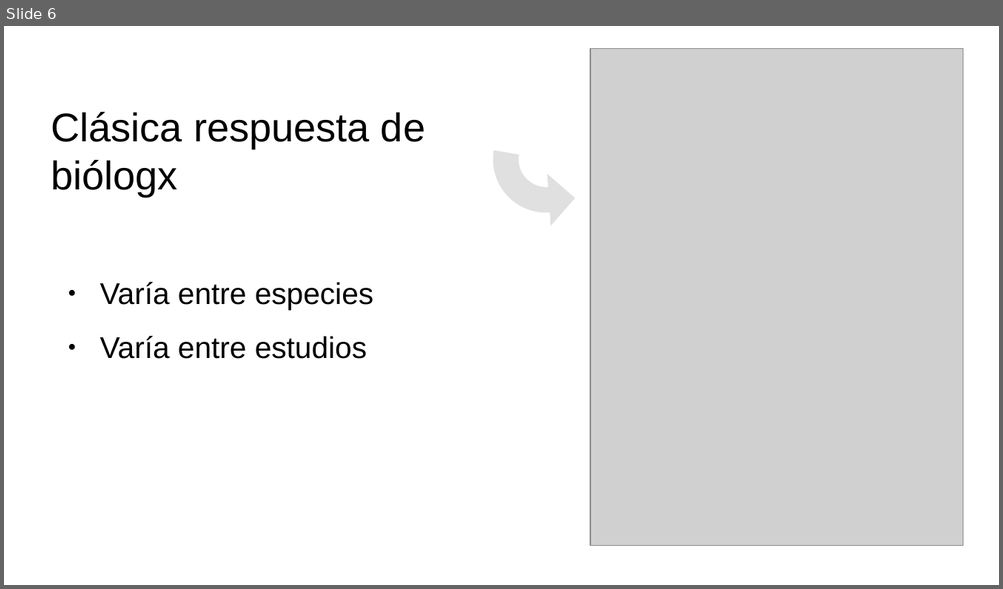
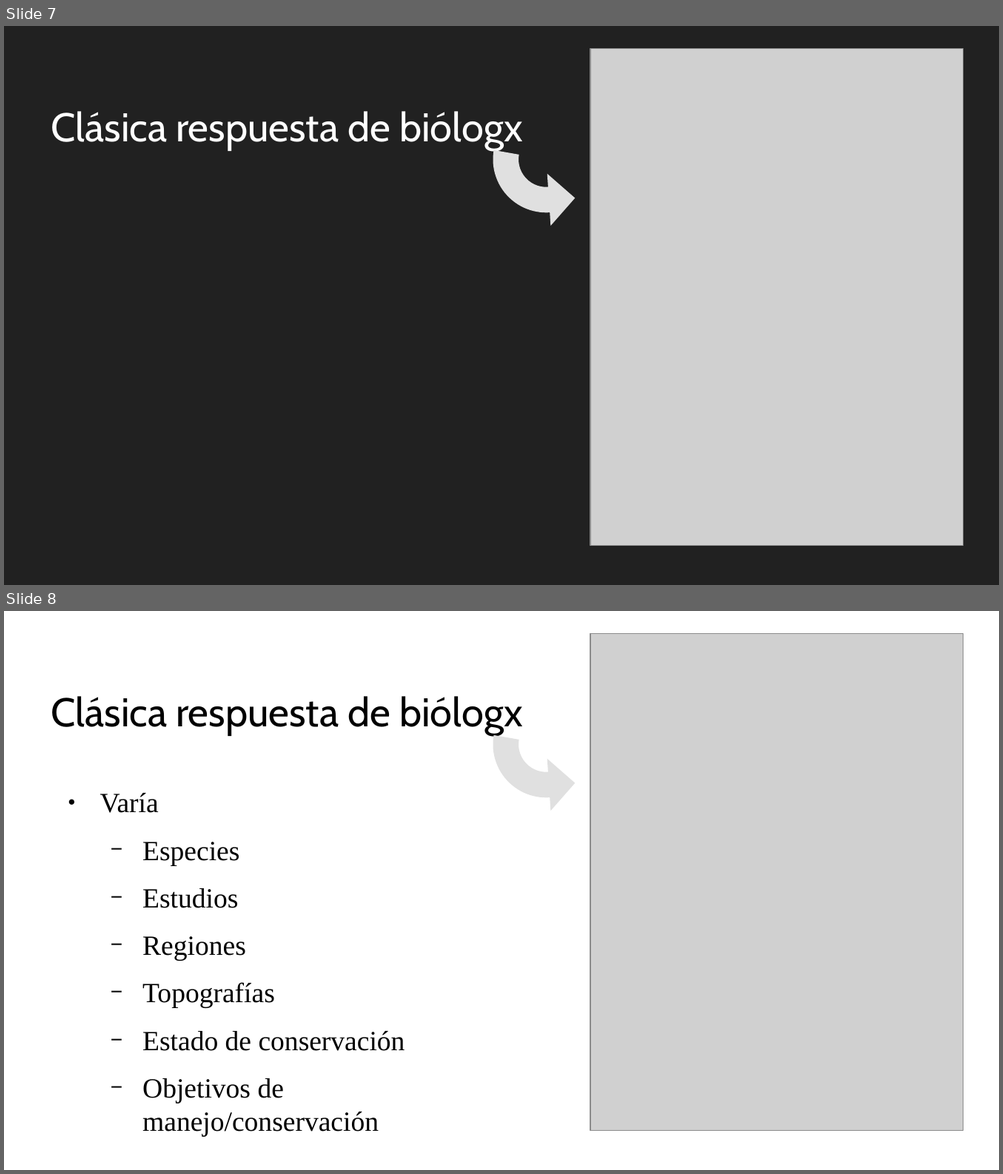
Before and after one commit to gerardommc/Ecologia-poblaciones, a slide deck: Unidad-1/Poblacion.odp. Shown one above the other, each under a label of ours: slide 6 before the commit, slides 7 and 8 after it. The pictures are 1003x589 and 1003x1174 pixels, drawn with LibreOffice and Linux fonts; fonts in the diff are those of the drawing; grey boxes stand for pictures. Boxes give left, top, right and bottom in pixels: in the first picture for what was removed or moved away, otherwise in the second. Text is boxed around its words. In the diff, an @@ line names an element or a change of style, - is before the commit and + after.

```diff
--- a/Unidad-1/Poblacion.odp
+++ b/Unidad-1/Poblacion.odp
@@ slide 8 added at (4,611,999,1170), background #FFFFFF @@
@@ picture added at (591,633,963,1130) @@
@@ text added at (51,696,522,735), 32 pt, text #000000 @@
+Clásica respuesta de biólogx
@@ freeform shape added at (485,683,608,806), fill #E0E0E0 @@
@@ text added at (100,793,405,1137), 22.2 pt, text #000000 @@
+● Varía
+  − Especies
+  − Estudios
+  − Regiones
+  − Topografías
+  − Estado de conservación
+  − Objetivos de manejo/conservación
@@ what was slide 6 is now slide 7 @@
@@ slide 7 changed as well @@
@@ background #FFFFFF to #212121 @@
@@ text "Clásica respuesta de biólogx" at (51,111,522,150): font Arial to Cabin, text colour #000000 to #FFFFFF @@
@@ freeform shape at (485,98,608,221): outline redrawn @@
@@ text removed at (100,282,373,359) @@
-● Varía entre especies
-● Varía entre estudios
```
Also in this commit, not shown: 14 other slides changed, 3 other slides added, 1 other file.
